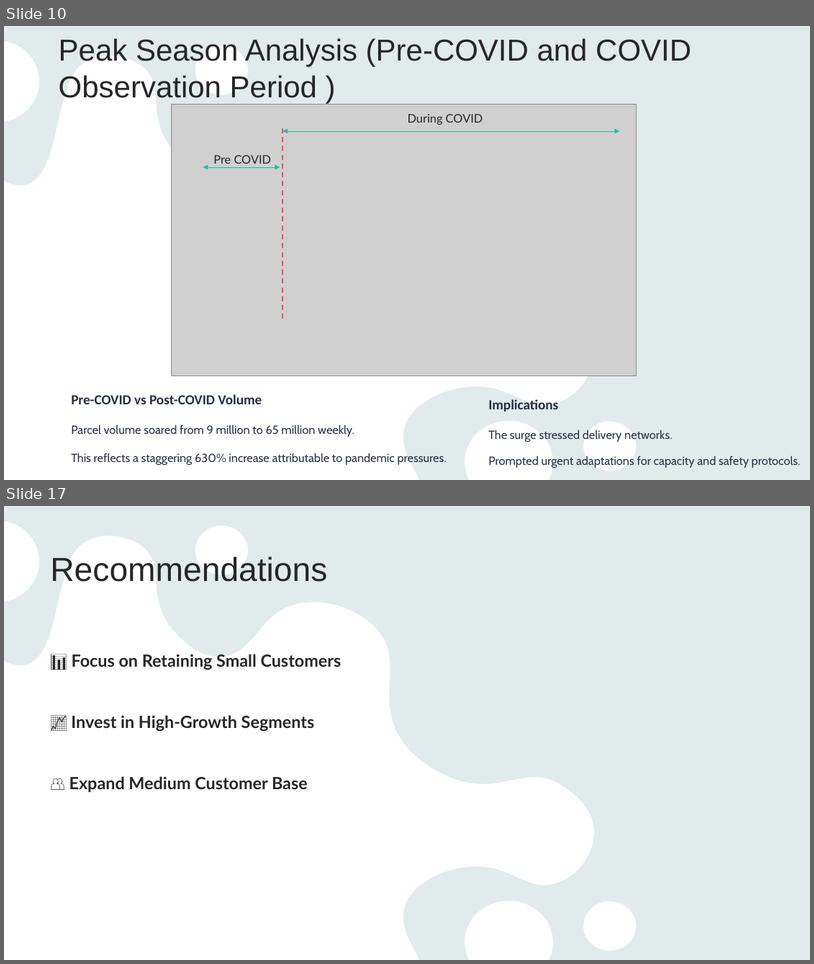
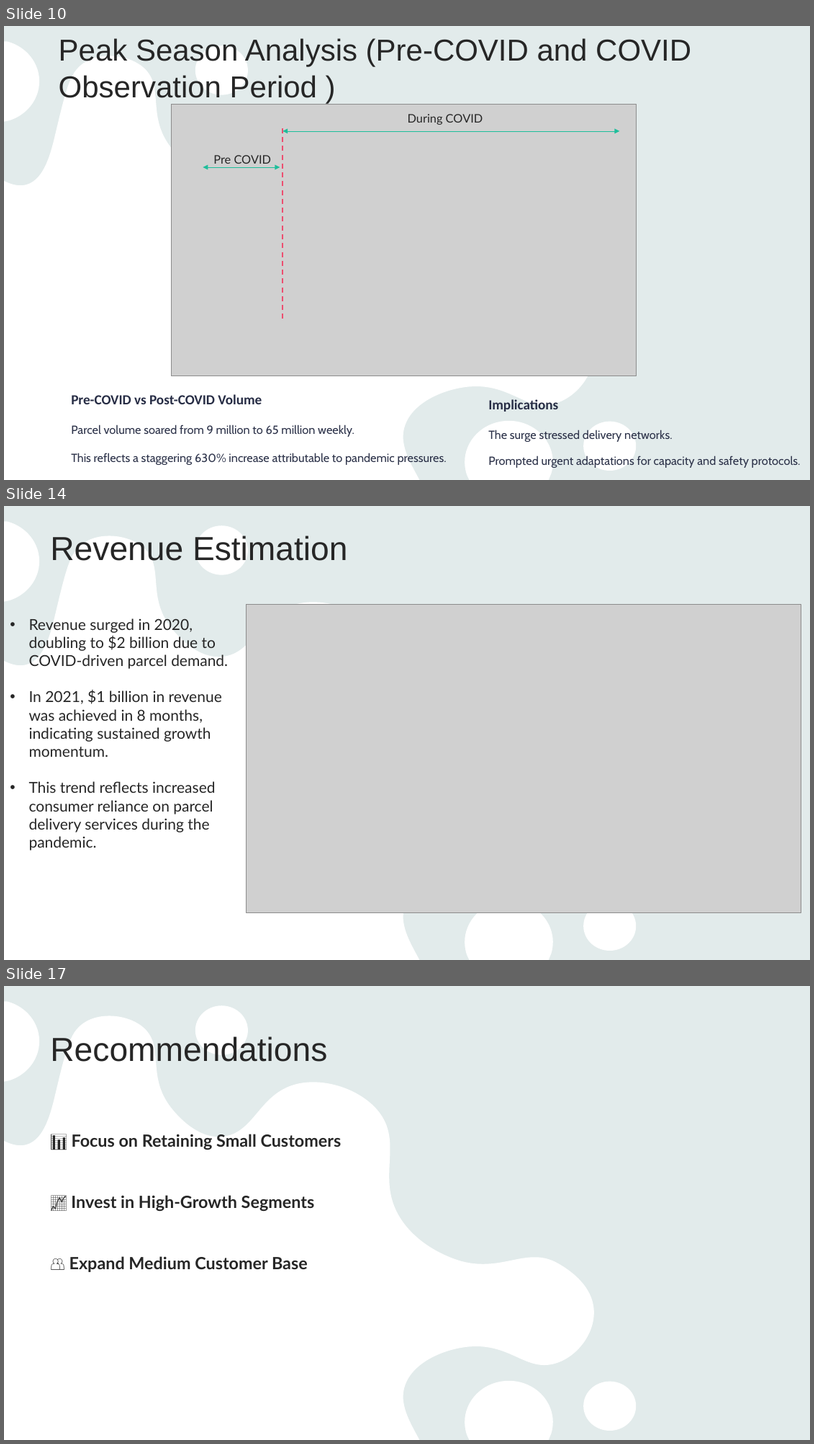
Before and after one commit to anhquanbui/finalprojectg7, a slide deck: Project.pptx. Shown one above the other, each under a label of ours: slides 10 and 17 before the commit, slides 10, 14 and 17 after it; the slides between them are not shown. The pictures are 814x964 and 814x1444 pixels, drawn with LibreOffice and Linux fonts; fonts in the diff are those of the drawing; grey boxes stand for pictures. Boxes give left, top, right and bottom in pixels: in the first picture for what was removed or moved away, otherwise in the second. Text is boxed around its words. In the diff, an @@ line names an element or a change of style, - is before the commit and + after.

```diff
--- a/Project.pptx
+++ b/Project.pptx
@@ slide 14 added at [4,506,810,960], background #E9F3F3; not listed: 2 template elements that a slide beside it also shows @@
@@ title added at [50,536,347,561], 39.6 pt, text #262626 @@
+Revenue Estimation
@@ picture added at [247,604,802,912] @@
@@ text added at [29,618,228,850], 18 pt, text #262626 @@
+• Revenue surged in 2020, doubling to $2 billion due to COVID-driven parcel demand.
+• In 2021, $1 billion in revenue was achieved in 8 months, indicating sustained growth momentum.
+• This trend reflects increased consumer reliance on parcel delivery services during the pandemic.
```
Also in this commit, not shown: 4 slides changed, 5 other slides added, 6 slides removed.
